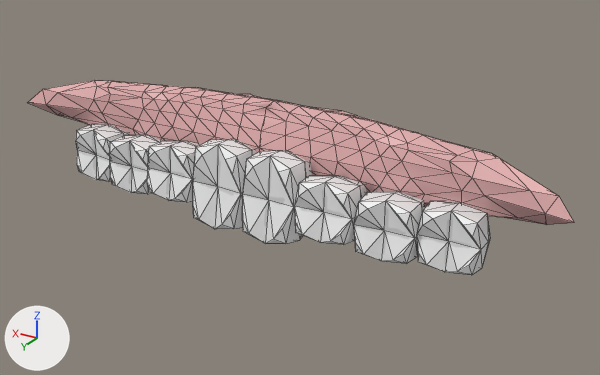
Renders of the OBJ model Game/Resources/GameScene/UpperJaw/upperJaw.obj from each side of a commit.
Both versions are drawn from a 50 mm lens placed at (-24.0, 29.7, 16.0), pointed at (-1.8, -7.3, -2.5). Lighting does not change. The marker at lower left points along +X, +Y and +Z. Mesh edges are drawn as thin lines. Where no turn or scale is listed for an object, it has been applied to the vertices. Vertices at the same position are counted once.

Before the edit, the objects in view are built like this:
```python
me_立方体_002 = bpy.data.meshes.new('立方体.002')
me_立方体_002.from_pydata(...)  # 562 vertices, 1104 faces; spans x -17.3..17.3, y -10.3..-3.4, z -4.7..2.2
me_立方体_002.materials.append(mat_material)  # picture img_upperjawuv2_png
# before: 528 (-12.4, -7.9, -1.7), 529 (-13.1, -6.7, -2.5) at pixel (490, 238), 530 (-11.5, -6.8, -0.9), 531 (-12.9, -6.3, -1.0) at pixel (487, 213), 533 (-11.5, -6.3, -0.8) at pixel (458, 203)
# before: 534 (-12.9, -5.0, -1.0) at pixel (477, 223), 535 (-12.3, -4.8, -1.2) at pixel (463, 225), 536 (-12.8, -4.8, -1.6) at pixel (472, 236), 538 (-11.5, -5.2, -2.4) at pixel (448, 241), 539 (-12.8, -4.7, -3.2) at pixel (468, 265)
# before: 540 (-12.9, -4.9, -3.8) at pixel (471, 275), 541 (-12.3, -4.6, -3.6) at pixel (457, 271), 542 (-11.5, -5.0, -4.0) at pixel (444, 272), 543 (-11.5, -6.1, -4.1), 544 (-10.7, -4.6, -3.7) at pixel (426, 264)
# before: 545 (-10.2, -4.8, -3.8) at pixel (418, 262), 546 (-10.2, -4.6, -3.1) at pixel (418, 253), 547 (-9.9, -5.0, -2.4), 548 (-9.9, -6.1, -2.5), 549 (-10.3, -4.7, -1.6) at pixel (422, 225)
# before: 550 (-10.2, -4.9, -1.0) at pixel (422, 211), 551 (-10.8, -4.7, -1.2) at pixel (432, 218), 552 (-11.5, -5.2, -0.8) at pixel (451, 210), 553 (-10.0, -6.2, -1.0) at pixel (430, 201), 554 (-10.4, -8.6, -1.7)
# before: 555 (-9.8, -6.6, -2.5), 556 (-11.5, -6.7, -2.5), 557 (-10.4, -8.4, -3.7), 558 (-11.5, -6.6, -4.1), 559 (-10.0, -6.0, -3.9)
# before: 560 (-12.4, -7.7, -3.7), 561 (-13.0, -6.1, -3.9) at pixel (481, 268)
ob_立方体_002 = bpy.data.objects.new('立方体.002', me_立方体_002)
ob_立方体_002.location = (0.0, 0.0, 0.0)
```
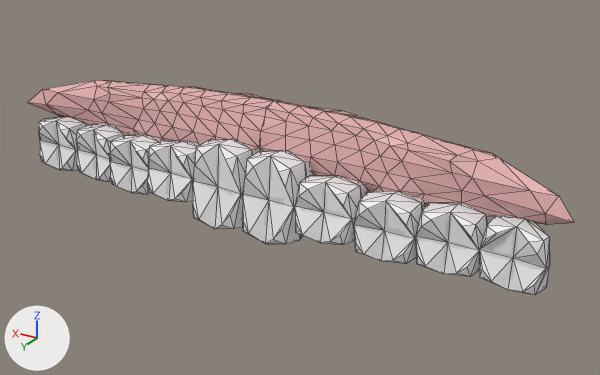
What differs and where, as boxes [x1, y1, x2, y2] in the pictures (600 x 375 px; the box of a moved part takes in the faces that stretch with it):
'立方体.002', reshaped (10% taller)
    before: [28, 80, 574, 275]
    after: [28, 80, 574, 295]
part 1 of me_立方体_002, added
    after: [416, 202, 487, 277]
part 2 of me_立方体_002, added
    after: [38, 116, 89, 170]
part 3 of me_立方体_002, moved or reshaped
    before: [417, 201, 490, 275]
    after: [480, 215, 550, 295]

Patch to the scene script:
```diff
--- a/Game/Resources/GameScene/UpperJaw/upperJaw.obj.py
+++ b/Game/Resources/GameScene/UpperJaw/upperJaw.obj.py
@@ mat_material_003 @@
+mat_material_003 = principled_material('material.003')
+mat_material_003.texture = img_upperjawuv2_png
@@ mat_material_002 @@
+mat_material_002 = principled_material('material.002')
+mat_material_002.texture = img_upperjawuv2_png
@@ me_立方体_002 @@
 # used by ob_立方体_002; location = (0.0, 0.0, 0.0)
 # verts and faces of me_立方体_002; kept vertices keep their numbers, new ones are numbered from 562
-me_立方体_002.from_pydata(...)  # 562 vertices, 1104 faces; spans x -17.3..17.3, y -10.3..-3.4, z -4.7..2.2
+me_立方体_002.from_pydata(...)  # 630 vertices, 1232 faces; spans x -17.3..17.3, y -10.3..-3.4, z -4.7..2.2
+# me_立方体_002 part 1: the loose piece of 34 vertices spanning x -13.2..-9.8, y -8.6..-4.6, z -4.1..-0.8 is copied, and the copy is moved by (0.0, 0.2, 0.0); it spans x -13.2..-9.8, y -8.4..-4.4, z -4.1..-0.8
+# me_立方体_002 part 2: a new loose piece of 34 vertices spanning x 13.1..16.5, y -7.6..-4.6, z -4.1..-0.8, in mat_material_002 (picture img_upperjawuv2_png)
+# me_立方体_002 part 3
+for i in [533, 538, 543, 552, 558]: verts[i] += (-3.3, 0.1, 0.0)
+verts[528] = (-13.8, -6.6, -1.7)  # moved
+verts[556] = (-14.9, -6.6, -2.5)  # moved
+verts[530] = (-14.9, -6.7, -0.9)  # moved
+verts[529] = (-13.2, -6.7, -2.5)  # moved
+verts[531] = (-13.4, -6.3, -1.0)  # moved, pixel (495, 215)
+verts[534] = (-13.4, -5.0, -1.0)  # moved, pixel (486, 225)
+verts[554] = (-15.7, -5.6, -1.7)  # moved
+verts[553] = (-16.2, -5.4, -1.0)  # moved, pixel (549, 236)
+verts[550] = (-16.1, -4.8, -1.0)  # moved, pixel (543, 240)
+verts[545] = (-16.1, -4.7, -3.8)  # moved, pixel (535, 294)
+verts[551] = (-15.5, -4.6, -1.2)  # moved, pixel (528, 242)
+verts[535] = (-14.0, -4.7, -1.2)  # moved, pixel (496, 233)
+verts[549] = (-16.0, -4.6, -1.6)  # moved, pixel (537, 254)
+verts[541] = (-14.0, -4.6, -3.6)  # moved, pixel (491, 281)
+verts[544] = (-15.6, -4.5, -3.7)  # moved, pixel (522, 291)
+verts[542] = (-14.7, -4.9, -4.0)  # moved, pixel (507, 289)
+verts[547] = (-16.4, -4.9, -2.4)  # moved, pixel (546, 268)
+verts[548] = (-16.4, -5.3, -2.5)  # moved, pixel (548, 266)
+verts[546] = (-16.0, -4.5, -3.2)  # moved, pixel (534, 284)
+verts[559] = (-16.3, -5.9, -3.9)  # moved, pixel (546, 287)
+verts[555] = (-16.4, -5.5, -2.5)  # moved, pixel (549, 265)
+verts[557] = (-15.7, -6.1, -3.7)  # moved
+verts[540] = (-13.4, -4.8, -3.7)  # moved, pixel (479, 277)
+verts[561] = (-13.3, -6.1, -3.9)  # moved
+verts[560] = (-13.9, -7.0, -3.7)  # moved
+verts[539] = (-13.5, -4.6, -3.1)  # moved, pixel (482, 269)
+verts[536] = (-13.5, -4.7, -1.6)  # moved, pixel (485, 239)
 me_立方体_002.materials.append(mat_material)
+me_立方体_002.materials.append(mat_material_003)  # picture img_upperjawuv2_png
+me_立方体_002.materials.append(mat_material_002)  # picture img_upperjawuv2_png
```
